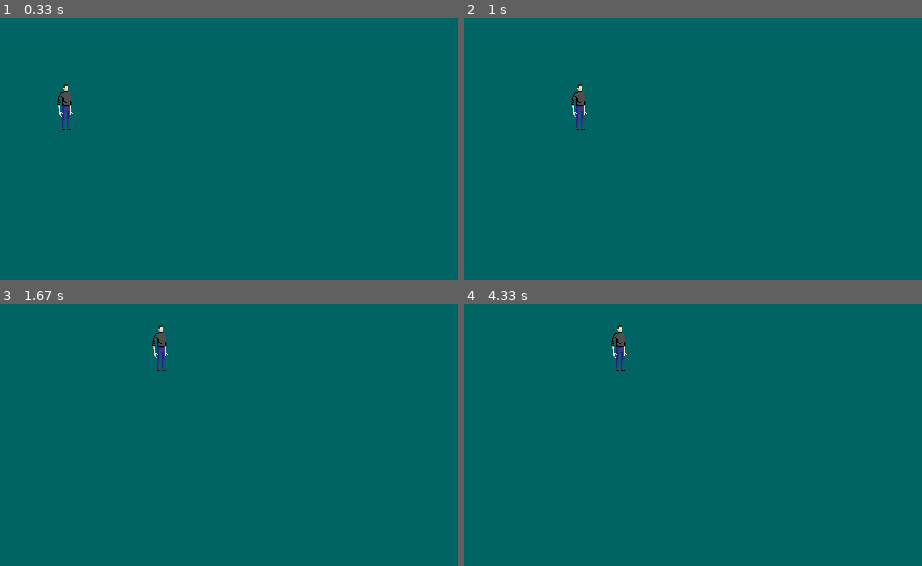
Above: before the commit, frames 1-4 (two rows, left to right).
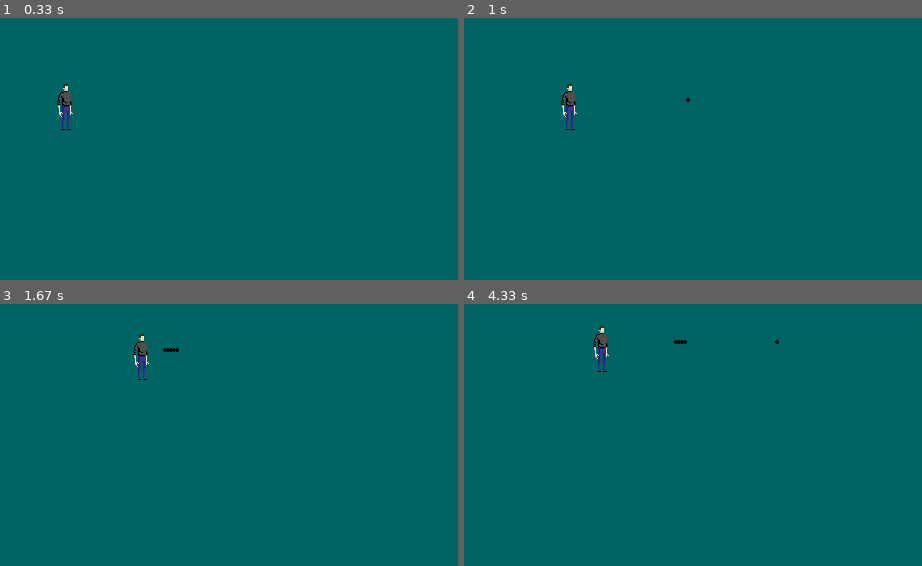
Above: after the commit, the same moments.

Repository: MitrB/PygameYeet
Game: pygame game, started from Master of none/main.py
Same seed, same stepped clock (60 frames per second), same inputs: the game is played once before the commit and once after it.
Inputs:
- Up to frame 1 (0.33 s): no input
- Up to frame 2 (1 s): tap Space at 0.33, 0.73 s; hold Right from 0.67 s (still down)
- Up to frame 3 (1.67 s): tap Space at 1.03, 1.23, 1.57 s; release Right at 1.13 s; hold Up 1.17-1.47 s; hold Right from 1.5 s (still down)
- Up to frame 4 (4.33 s): tap Space at 1.87, 2.07, 2.37, 2.63, 2.97, 3.27, 3.4, 3.8, 4.1 s; release Right at 1.97 s; hold Left 2-2.53 s; hold Down 2.57-2.87 s; hold Left 2.9-3.3 s; hold Up 3.33-3.7 s; hold Right from 3.73 s (still down)

Frame 1 is identical in both runs. In frame 2, 0.6% of the frame differs, in the area x 21-50%, y 25-43%; in frame 3, 0.7%; in frame 4, 0.7%, in the area x 28-69%, y 8-26%.

Commit message:
Projectiles
has some bugs

Diff:
--- /dev/null
+++ b/Master of none/classes.py
@@ -0,0 +1,13 @@
+import pygame
+
+class projectile(object):
+    def __init__(self, x, y, radius, color, facing):
+        self.x = x
+        self.y = y
+        self.radius = radius
+        self.color = color
+        self.facing = facing
+        self.vel = 4 * facing
+
+    def draw(self, win):
+        pygame.draw.circle(win, self.color, (self.x,self.y), self.radius)
--- a/Master of none/main.py
+++ b/Master of none/main.py
@@ -1,6 +1,7 @@
 import pygame
 #import robot
-#import player
+import player as pl
+import classes as cl
 
 pygame.init()
 
@@ -8,46 +9,82 @@
 window = (500, 500)
 win = pygame.display.set_mode(window)
 pygame.display.set_caption("Yeet sanctuary")
-
+# general pygame preload
 guy = pygame.image.load("Guy.png")
-run = True
 clock = pygame.time.Clock()
-
-x = 50
-y = 50
-vel = 5
+# the player character:
+character = pl.player(50,50, 64, 64)
+projectiles = []
 
 def redraw():
 
     win.fill((0,100,100))
-    win.blit(guy, (x,y))
+    win.blit(guy, (character.x, character.y))
+    for p in projectiles:
+        p.draw(win)
+
     pygame.display.update()
-    return
+
 
 def movement():
-    global x
-    global y
 
     key = pygame.key.get_pressed()
 
-    if key[pygame.K_LEFT] and x > vel:
-        x -= vel
-    if key[pygame.K_RIGHT] and x < window[0] - vel - 32:
-        x += vel
-    if key[pygame.K_UP] and y > vel:
-        y -= vel
-    if key[pygame.K_DOWN]and y < window[1] - vel - 64:
-        y += vel
+    if key[pygame.K_LEFT] and character.x > character.vel:
+        character.x -= character.vel
+        character.left = True
+    else:
+        character.left = False
+    if key[pygame.K_RIGHT] and character.x < window[0] - character.vel - character.width:
+        character.x += character.vel
+        character.right = True
+    else:
+        character.right = False
+    if key[pygame.K_UP] and character.y > character.vel:
+        character.y -= character.vel
+        character.up = True
+    else:
+        character.up = False
+    if key[pygame.K_DOWN]and character.y < window[1] - character.vel - character.height:
+        character.y += character.vel
+        character.down = True
+    else:
+        character.down = False
+    if key[pygame.K_SPACE]:
+        if character.left or character.up:
+            facing = -1
+        else:
+            facing = 1
+        if len(projectiles) < 5:
+            projectiles.append(cl.projectile(round(character.x + character.width//2), round(character.y + character.height//2), 2, (0,0,0), facing))
     return
 
+
+run = True
 while run:
-    clock.tick(30)
+    clock.tick(120)
     #pygame.time.delay(50)
+    print(projectiles)
+    for proj in projectiles:
+        if proj.x < window[0] and proj.x > 0 \
+        and proj.y < window[1] and proj.y > 0:
+            if character.right:
+                proj.x += proj.vel
+            if character.left:
+                proj.x -= proj.vel
+            if character.up:
+                proj.y -= proj.vel
+            if character.down:
+                proj.y += proj.vel
+        else:
+            projectiles.pop(projectiles.index(proj))
+
 
     for event in pygame.event.get():
         if event.type == pygame.QUIT:
             run = False
 
+
     movement()
     redraw()
 
--- a/Master of none/player.py
+++ b/Master of none/player.py
@@ -1,9 +1,26 @@
+import pygame
 class player(object):
     """docstring for player"""
-    def __init__(self, health, saturation, resources):
-        self.health = health
-        self.saturation = saturation
-        self.resources = resources
 
+    def __init__(self, x, y, width, height):
+        self.x = x
+        self.y = y
+        self.width = width
+        self.height = height
+        self.vel = 1
 
-# BIG test #
+        self.up = False
+        self.right = False
+        self.down = False
+        self.left = False
+        self.last = "right"
+
+    def draw(self, win):
+        win.blit(guy, (self.x, self.y))
+
+    def movementtrack(self, direction):
+        for i in [self.up, self.right, self.down, self.left]:
+            if direction != i:
+                i = False
+            else:
+                i = True
